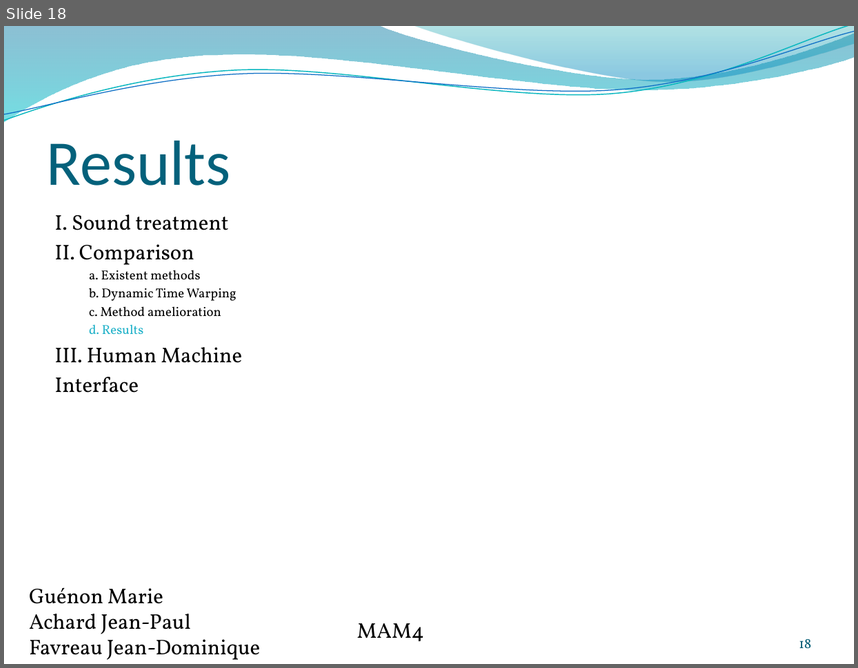
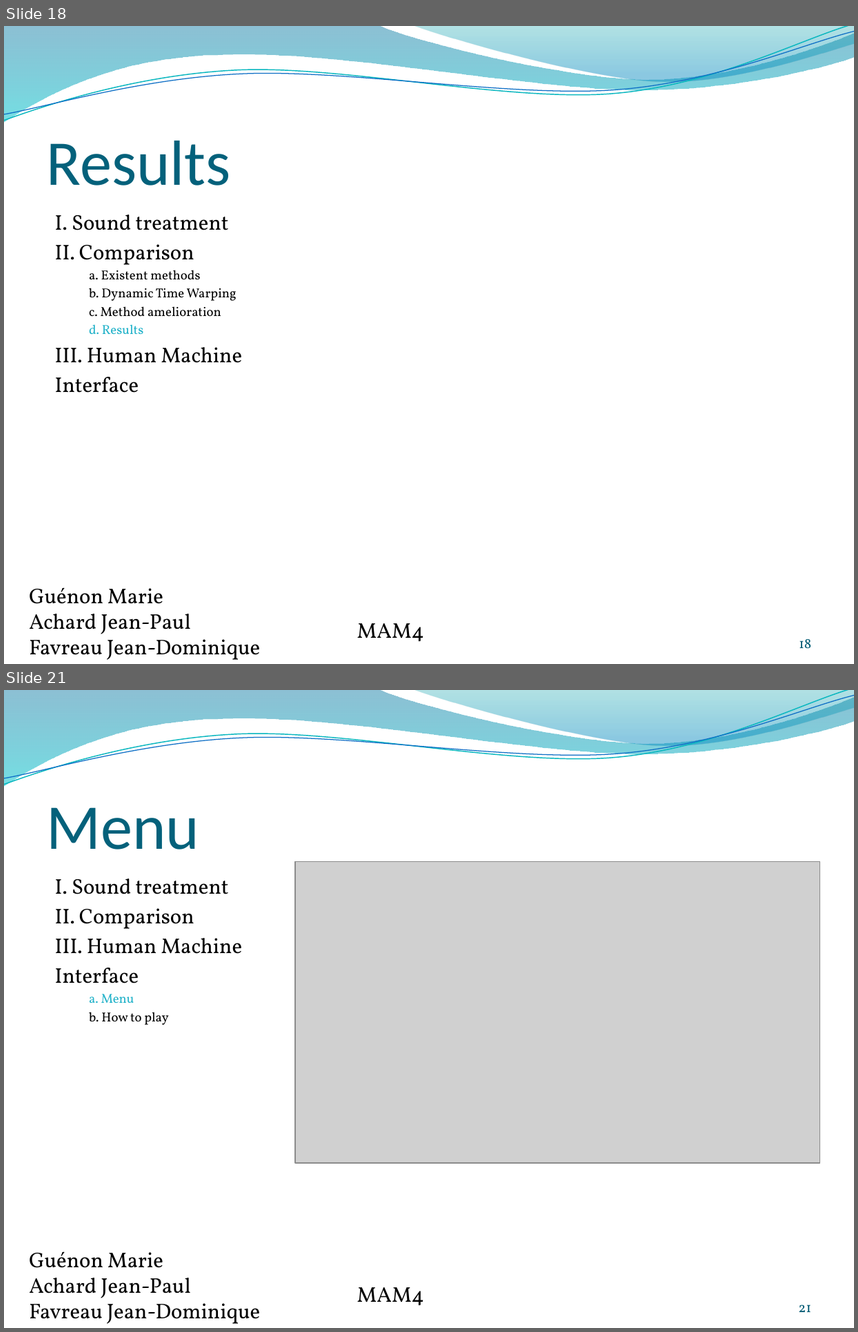
Before and after one commit to jeando/projetS7, a slide deck: annexes/Word_recognition.pptx. Shown one above the other, each under a label of ours: slide 18 before the commit, slides 18 and 21 after it; the slides between them are not shown. The pictures are 858x668 and 858x1332 pixels, drawn with LibreOffice and Linux fonts; fonts in the diff are those of the drawing; grey boxes stand for pictures; background and template pictures are left out. Boxes give left, top, right and bottom in pixels: in the first picture for what was removed or moved away, otherwise in the second. Text is boxed around its words. In the diff, an @@ line names an element or a change of style, - is before the commit and + after.

```diff
--- a/annexes/Word_recognition.pptx
+++ b/annexes/Word_recognition.pptx
@@ slide 21 added at <box>4,690,854,1328</box>, background #FFFFFF; not listed: 4 template elements that a slide beside it also shows @@
@@ title added at <box>47,807,200,849</box>, 54 pt, text #04617B @@
+Menu
@@ picture added at <box>296,862,820,1163</box> @@
@@ text added at <box>55,878,243,1025</box>, 18 pt, text #000000 @@
+I. Sound treatment
+II. Comparison
+III. Human Machine
+Interface
+  a. Menu
+  b. How to play
@@ text added at <box>29,1251,260,1323</box>, 18 pt, text #000000 @@
+Guénon Marie
+Achard Jean-Paul
+Favreau Jean-Dominique
@@ text added at <box>357,1287,424,1305</box>, 18 pt, text #000000 @@
+MAM4
@@ page number added at <box>798,1304,811,1312</box>, 12 pt, text #045D75 @@
+21
```
Also in this commit, not shown: 3 slides changed, 3 other slides added.
